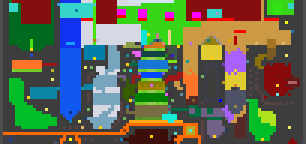
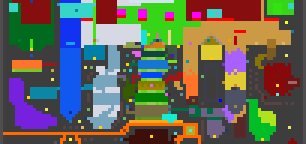
Comparing the layer stacks of the two 306px x 144px images. Changes:
added layer "Library" above "Pasted Layer #1" over [9, 78, 57, 129]
painted on "biome_map.png" over [6, 0, 33, 144]
